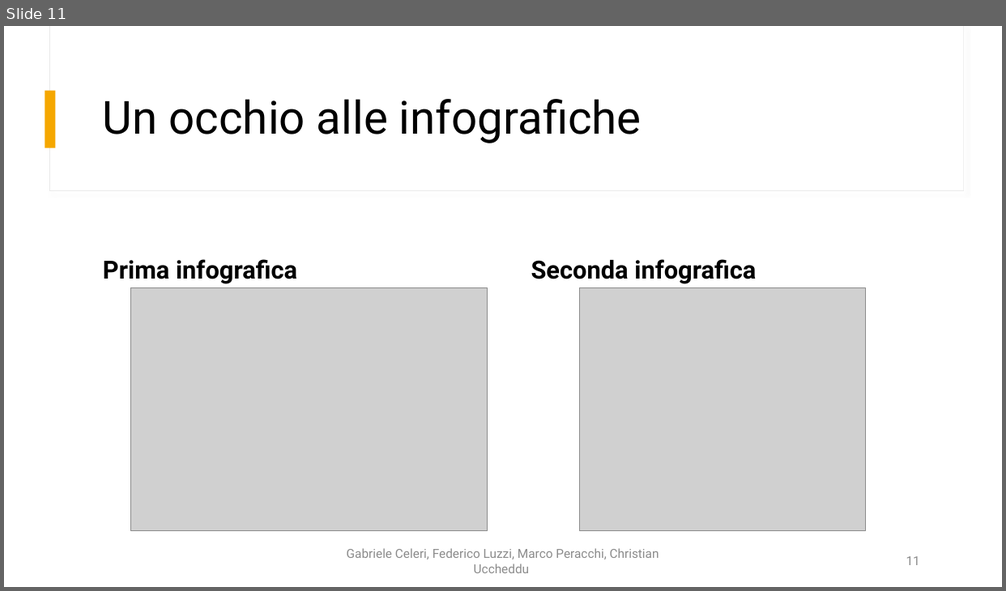
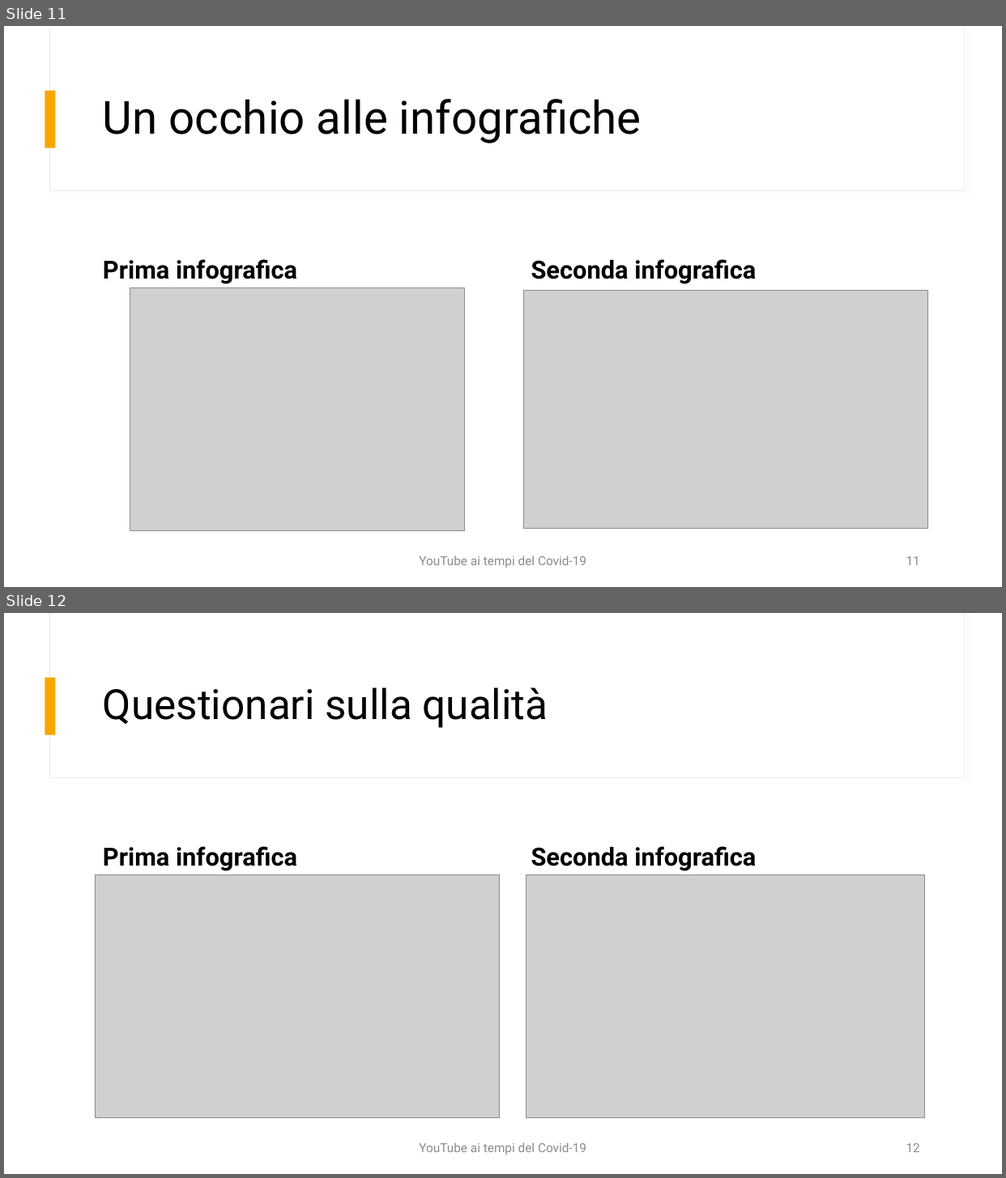
Before and after one commit to fedelux3/Youtube_trending_analysis, a slide deck: presentazione/presentazione.pptx. Shown one above the other, each under a label of ours: slide 11 before the commit, slides 11 and 12 after it. The pictures are 1006x591 and 1006x1178 pixels, drawn with LibreOffice and Linux fonts; fonts in the diff are those of the drawing; grey boxes stand for pictures. Boxes give left, top, right and bottom in pixels: in the first picture for what was removed or moved away, otherwise in the second. Text is boxed around its words. In the diff, an @@ line names an element or a change of style, - is before the commit and + after.

```diff
--- a/presentazione/presentazione.pptx
+++ b/presentazione/presentazione.pptx
@@ slide 12 added at [4,613,1002,1174], background #FFFFFF; not listed: 3 template elements that a slide beside it also shows @@
@@ title added at [103,688,548,728], 40 pt, text #000000 @@
+Questionari sulla qualità
@@ text added at [103,846,297,871], 24 pt, text #000000, bold @@
+Prima infografica
@@ text added at [531,846,756,871], 24 pt, text #000000, bold @@
+Seconda infografica
@@ picture added at [96,875,500,1118] @@
@@ picture added at [526,875,926,1118] @@
@@ text added at [419,1143,586,1155], 12 pt, text #8C8C8C @@
+YouTube ai tempi del Covid-19
@@ page number added at [906,1144,920,1152], 12 pt, text #8C8C8C @@
+12
@@ slide 11 changed as well @@
@@ picture: place and size @@
-picture at [131,288,488,531]
+picture at [130,288,465,531]
@@ picture: place and size @@
-picture at [580,288,866,531]
+picture at [523,291,928,529]
@@ text at [419,556,586,568]: text changed @@
-Gabriele Celeri, Federico Luzzi, Marco Peracchi, Christian Uccheddu
+YouTube ai tempi del Covid-19
```
Also in this commit, not shown: 11 other slides changed, 19 other files.
